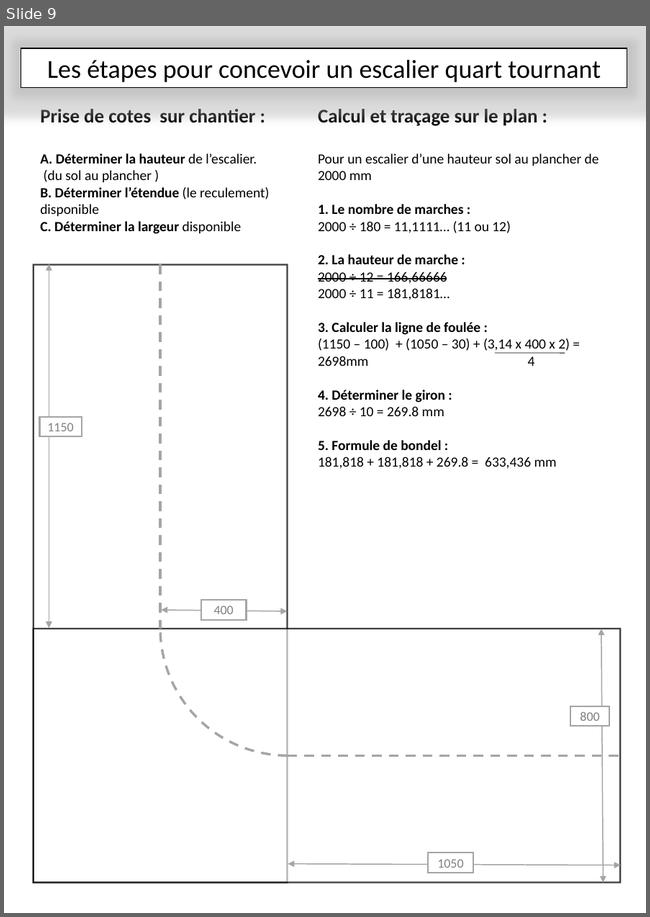
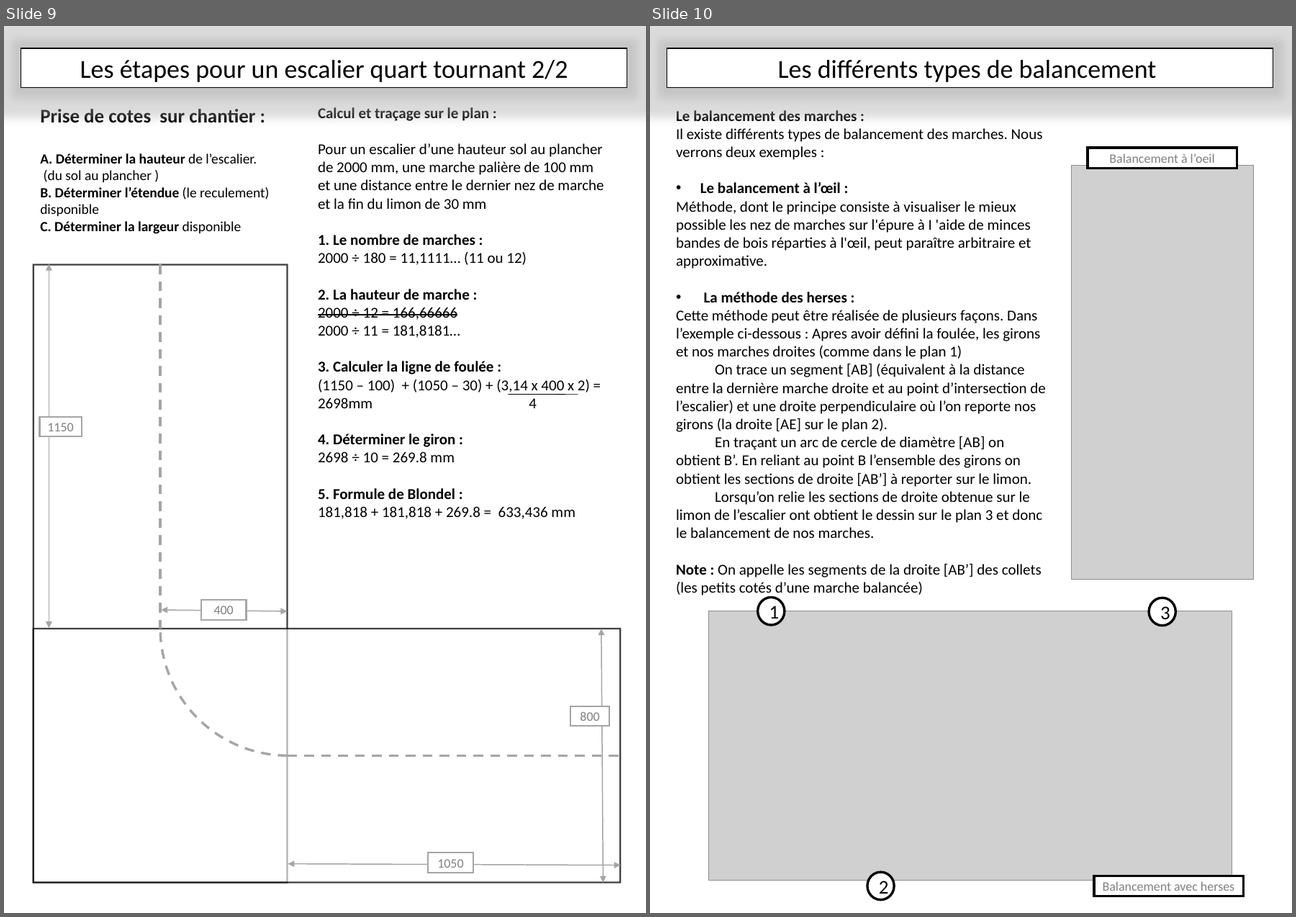
Before and after one commit to kduchevreuil/Cours-Menuiserie, a slide deck: Les escaliers.pptx. Shown side by side, each under a label of ours: slide 9 before the commit, slides 9 and 10 after it. The pictures are 650x917 and 1296x917 pixels, drawn with LibreOffice and Linux fonts; fonts in the diff are those of the drawing; grey boxes stand for pictures. Boxes give left, top, right and bottom in pixels: in the first picture for what was removed or moved away, otherwise in the second. Text is boxed around its words. In the diff, an @@ line names an element or a change of style, - is before the commit and + after.

```diff
--- a/Les escaliers.pptx
+++ b/Les escaliers.pptx
@@ slide 10 added at box(650, 26, 1292, 913), background #FFFFFF @@
@@ rectangle added at box(667, 48, 1273, 87), fill #FFFFFF, outline #000000 1 pt, 24 pt, text #000000 @@
+Les différents types de balancement
@@ text added at box(676, 110, 1045, 597), 14 pt, text #000000 @@
+Le balancement des marches :
+Il existe différents types de balancement des marches. Nous verrons deux exemples :
+• Le balancement à l’œil :
+Méthode, dont le principe consiste à visualiser le mieux possible les nez de marches sur l'épure à I 'aide de minces bandes de bois réparties à l'œil, peut paraître arbitraire et approximative.
+• La méthode des herses :
+Cette méthode peut être réalisée de plusieurs façons. Dans l’exemple ci-dessous : Apres avoir défini la foulée, les girons et nos marches droites (comme dans le plan 1)
+On trace un segment [AB] (équivalent à la distance entre la dernière marche droite et au point d’intersection de l’escalier) et une droite perpendiculaire où l’on reporte nos girons (la droite [AE] sur le plan 2).
+En traçant un arc de cercle de diamètre [AB] on obtient B’. En reliant au point B l’ensemble des girons on obtient les sections de droite [AB’] à reporter sur le limon.
+Lorsqu’on relie les sections de droite obtenue sur le limon de l’escalier ont obtient le dessin sur le plan 3 et donc le balancement de nos marches.
+Note : On appelle les segments de la droite [AB’] des collets (les petits cotés d’une marche balancée)
@@ rectangle added at box(1088, 148, 1237, 168), fill #FFFFFF, outline #000000 2.25 pt, 12 pt, text #808080 @@
+Balancement à l’oeil
@@ picture added at box(1072, 165, 1253, 579) @@
@@ ellipse added at box(758, 597, 785, 625), fill #FFFFFF, outline #000000 2.25 pt, 18 pt, text #000000 @@
+1
@@ ellipse added at box(1148, 598, 1176, 626), fill #FFFFFF, outline #000000 2.25 pt, 18 pt, text #000000 @@
+3
@@ picture added at box(708, 611, 1232, 879) @@
@@ ellipse added at box(867, 872, 895, 899), fill #FFFFFF, outline #000000 2.25 pt, 18 pt, text #000000 @@
+2
@@ rectangle added at box(1094, 876, 1243, 896), fill #FFFFFF, outline #000000 2.25 pt, 12 pt, text #808080 @@
+Balancement avec herses
@@ slide 9 changed as well @@
@@ text in rectangle at box(80, 60, 568, 82): text changed @@
-Les étapes pour concevoir un escalier quart tournant
+Les étapes pour un escalier quart tournant 2/2
@@ text at box(318, 107, 590, 519): size 18 to 14 pt in "Calcul et traçage sur le plan :"; size 13 to 14 pt in "1. Le nombre de marches :", "2000 ÷ 180 = 11,1111… (11 ou ...", "2. La hauteur de marche :", "2000 ÷ 12 = 166,66666" and 6 more places @@
@@ text at box(318, 143, 604, 209): text changed; size 13 to 14 pt @@
-Pour un escalier d’une hauteur sol au plancher de 2000 mm
+Pour un escalier d’une hauteur sol au plancher de 2000 mm, une marche palière de 100 mm et une distance entre le dernier nez de marche et la fin du limon de 30 mm
@@ line moved from (495, 353) - (565, 353) to (508, 394) - (578, 394) @@
@@ text at box(318, 488, 456, 499): text changed; size 13 to 14 pt @@
-5. Formule de bondel :
+5. Formule de Blondel :
```
Also in this commit, not shown: 10 other slides changed, 2 other slides added, 1 other file.
